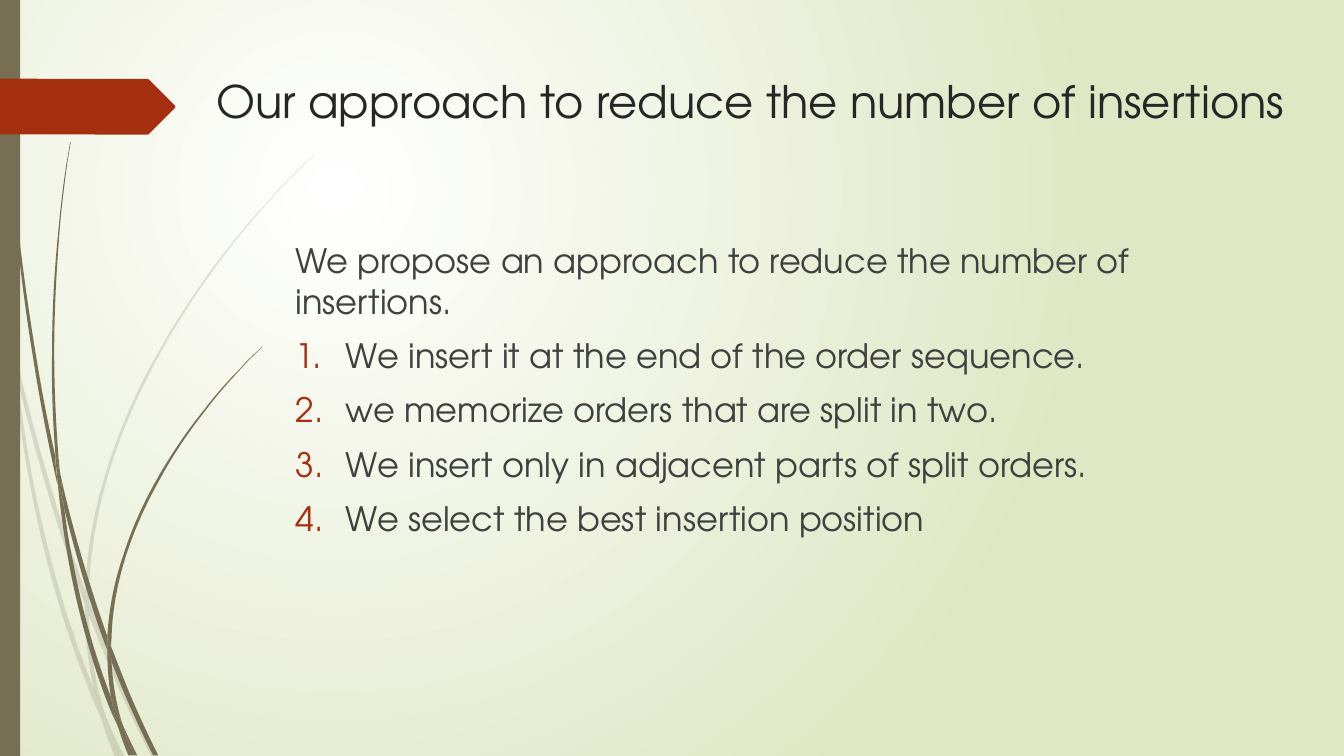
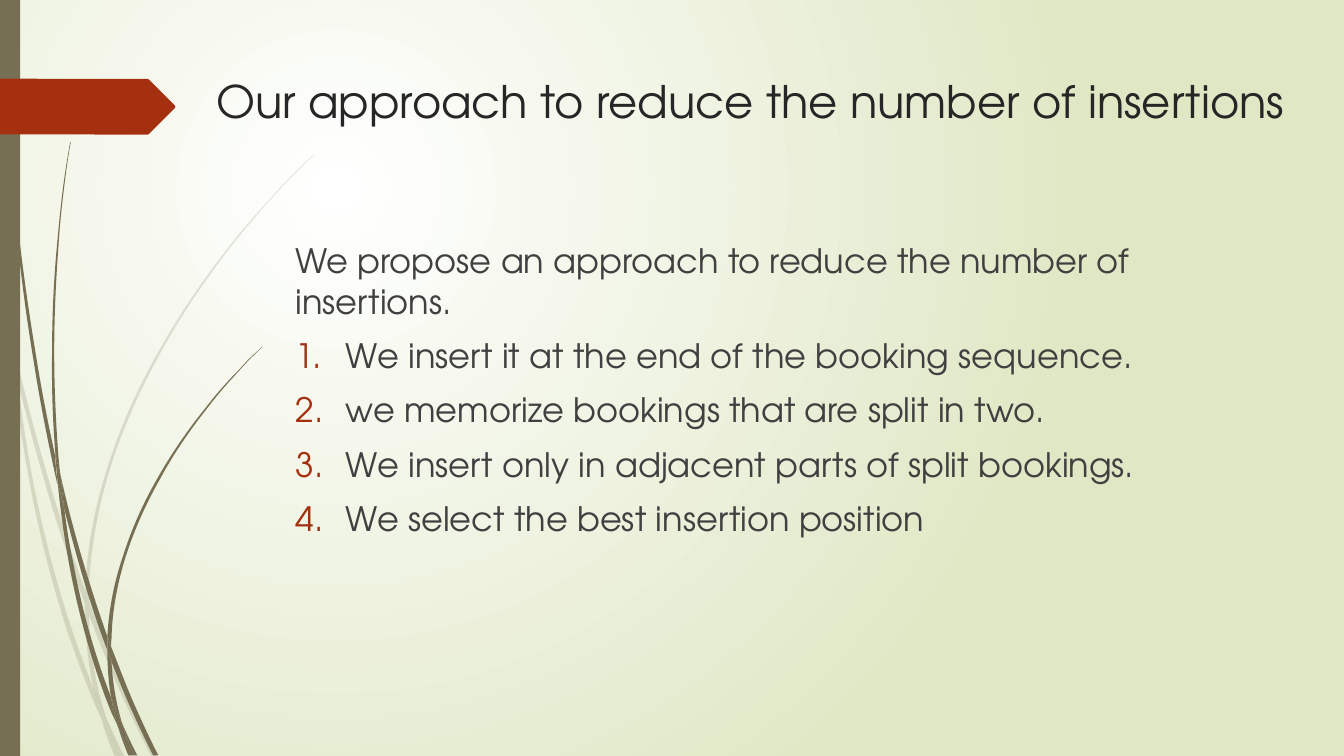
Before and after one commit to r-kurosu/kline_new, a slide deck: slide 36 of 竹田.pptx (slide 45 before the commit). Drawn at 1344x756 pixels with LibreOffice and Linux fonts; fonts in the diff are those of the drawing. Boxes give left, top, right and bottom in pixels: in the first picture for what was removed or moved away, otherwise in the second. Text is boxed around its words. In the diff, an @@ line names an element or a change of style, - is before the commit and + after.

```diff
--- a/竹田.pptx
+++ b/竹田.pptx
@@ text at (346,343,1134,484): text changed @@
-1. We insert it at the end of the order sequence.
-2. we memorize orders that are split in two.
-3. We insert only in adjacent parts of split orders.
+1. We insert it at the end of the booking sequence.
+2. we memorize bookings that are split in two.
+3. We insert only in adjacent parts of split bookings.
```
Also in this commit, not shown: 27 other slides changed, 1 slide added, 3 slides removed.
